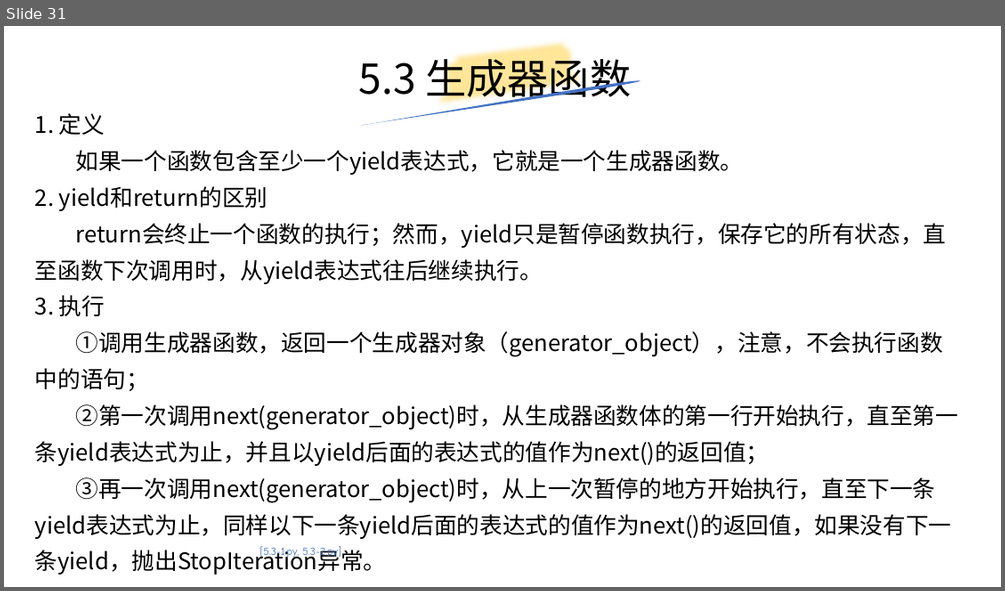
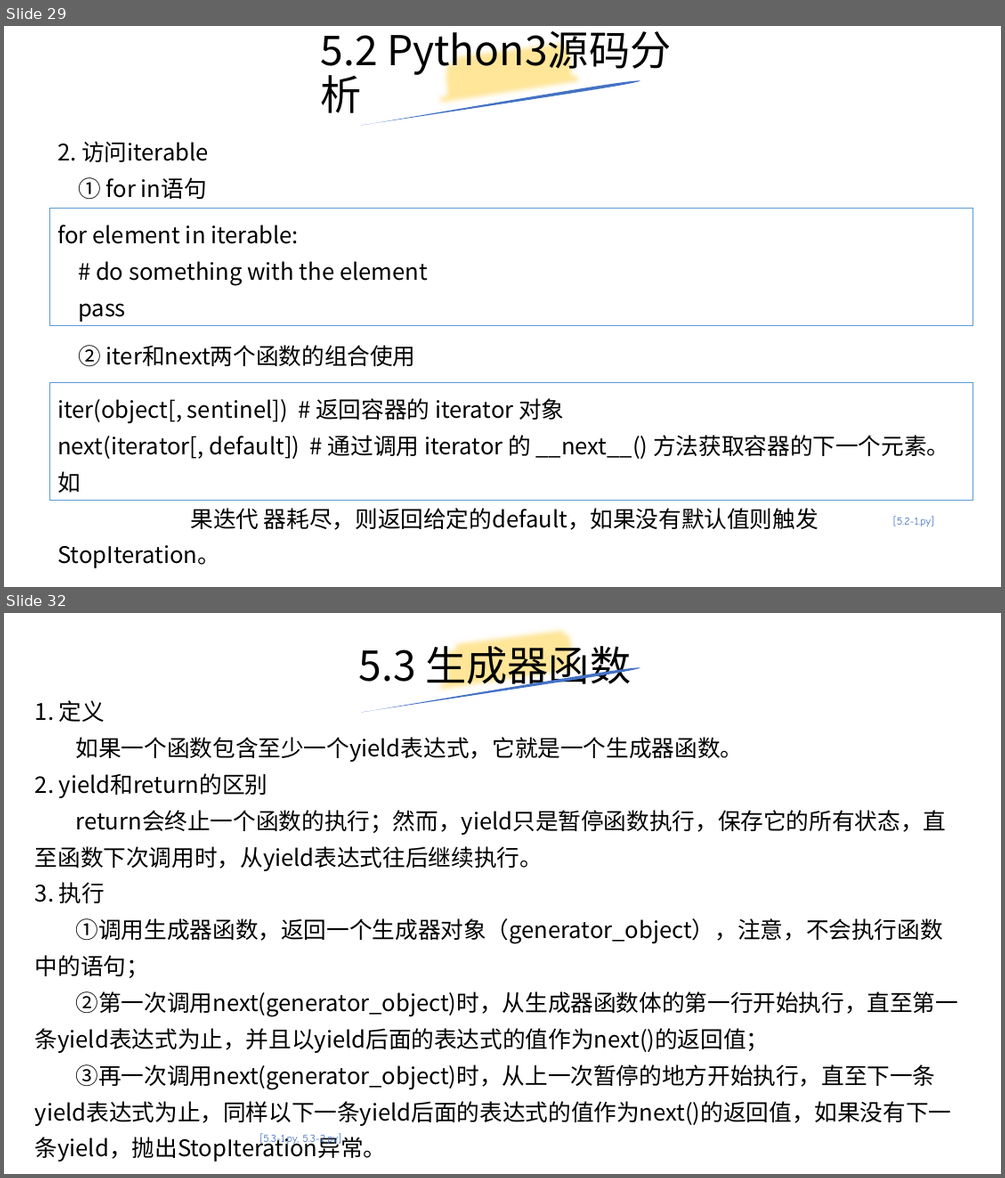
Before and after one commit to yiwenliu/CorePython, a slide deck: PPT/CorePython.pptx. Shown one above the other, each under a label of ours: slide 31 before the commit, slides 29 and 32 after it; the slides between them are not shown. The pictures are 1005x591 and 1005x1178 pixels, drawn with LibreOffice and Linux fonts; fonts in the diff are those of the drawing. Boxes give left, top, right and bottom in pixels: in the first picture for what was removed or moved away, otherwise in the second. Text is boxed around its words. In the diff, an @@ line names an element or a change of style, - is before the commit and + after.

```diff
--- a/PPT/CorePython.pptx
+++ b/PPT/CorePython.pptx
@@ slide 29 added at box(4, 26, 1001, 587), background #FFFFFF @@
@@ title added at box(321, 35, 378, 76), 39.6 pt, text #000000 @@
+5.2 Python3源码分析
@@ freeform shape added at box(435, 26, 588, 125), outline #FFE699 16 pt @@
@@ freeform shape added at box(360, 79, 641, 125), fill #4472C4 @@
@@ text added at box(57, 141, 209, 200), 22 pt, text #000000 @@
+2. 访问iterable
+① for in语句
@@ rectangle added at box(50, 208, 973, 326), outline #5B9BD5 0.75 pt, 22 pt, text #000000 @@
+for element in iterable:
+# do something with the element
+pass
@@ text added at box(78, 345, 416, 367), 22 pt, text #000000 @@
+② iter和next两个函数的组合使用
@@ rectangle added at box(50, 383, 973, 500), outline #5B9BD5 0.75 pt, 22 pt, text #000000 @@
+iter(object[, sentinel]) # 返回容器的 iterator 对象
+next(iterator[, default]) # 通过调用 iterator 的 __next__() 方法获取容器的下一个元素。如
+果迭代 器耗尽，则返回给定的default，如果没有默认值则触发 StopIteration。
@@ text added at box(893, 516, 934, 526), 18 pt, text #4472C4 @@
+[5.2-1.py]
@@ what was slide 31 is now slide 32 @@
```
Also in this commit, not shown: 3 slides changed, 1 other file.
